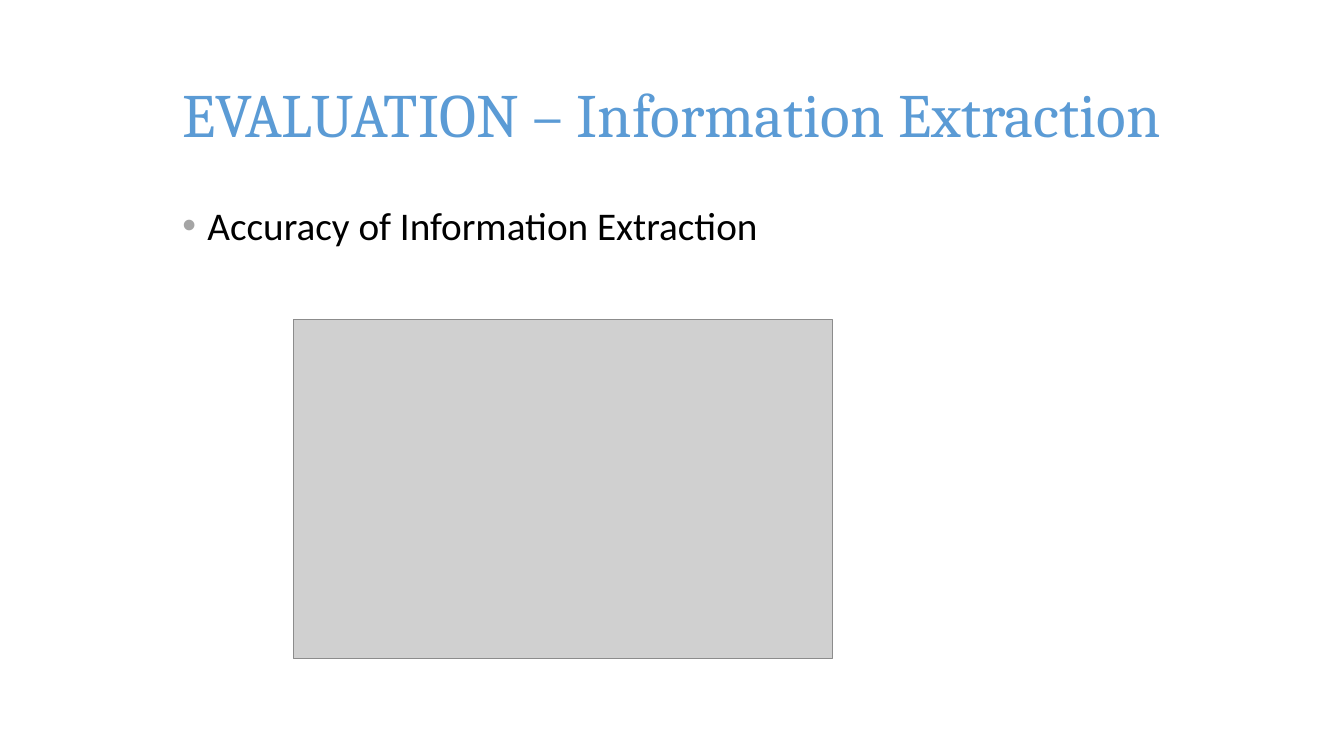
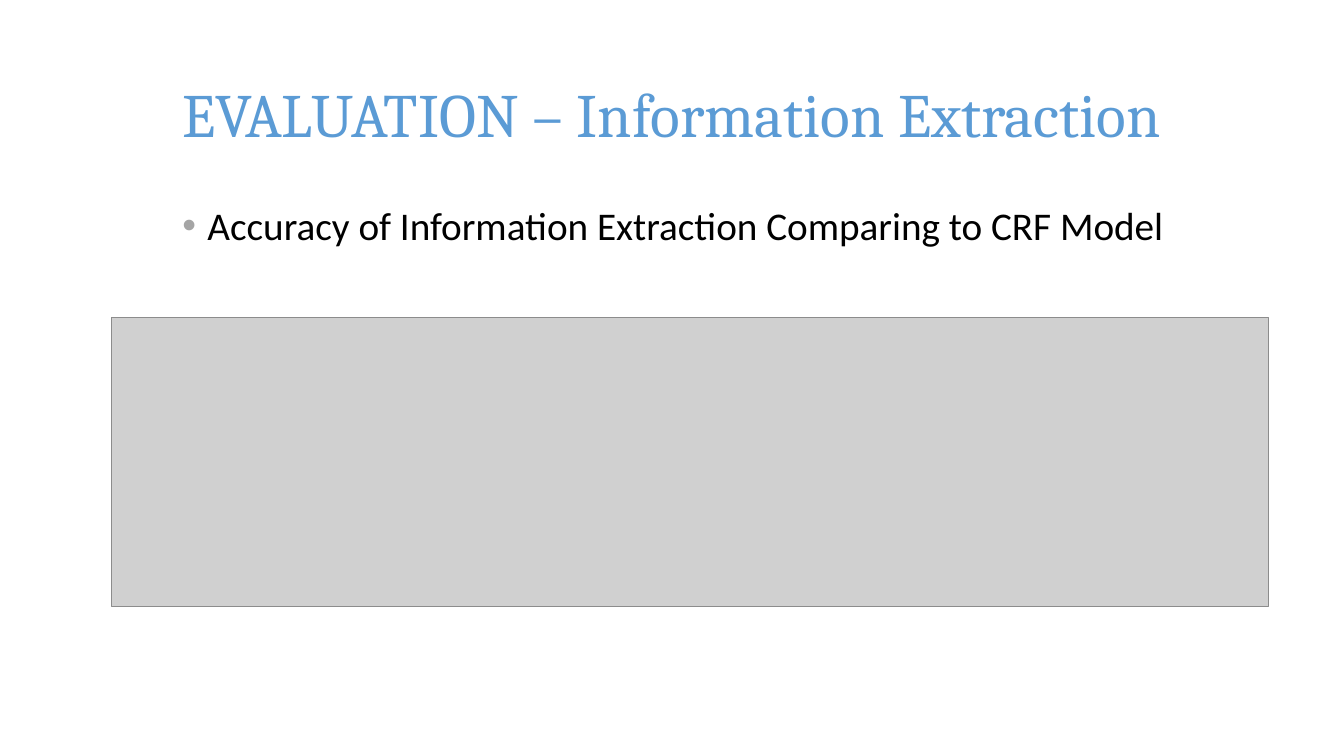
Before and after one commit to pkushiqiang/thesis, a slide deck: slide 43 of media/JobFinder.pptx (slide 41 before the commit). Drawn at 1344x756 pixels with LibreOffice and Linux fonts; fonts in the diff are those of the drawing; grey boxes stand for pictures; background and template pictures are left out. Boxes give left, top, right and bottom in pixels: in the first picture for what was removed or moved away, otherwise in the second. Text is boxed around its words. In the diff, an @@ line names an element or a change of style, - is before the commit and + after.

```diff
--- a/media/JobFinder.pptx
+++ b/media/JobFinder.pptx
@@ text at (207, 212, 1163, 247): text changed @@
-• Accuracy of Information Extraction
+• Accuracy of Information Extraction Comparing to CRF Model
@@ picture added at (112, 318, 1268, 606) @@
@@ picture removed at (293, 320, 833, 659) @@
```
Also in this commit, not shown: 23 other slides changed, 6 slides added, 1 slide removed.
